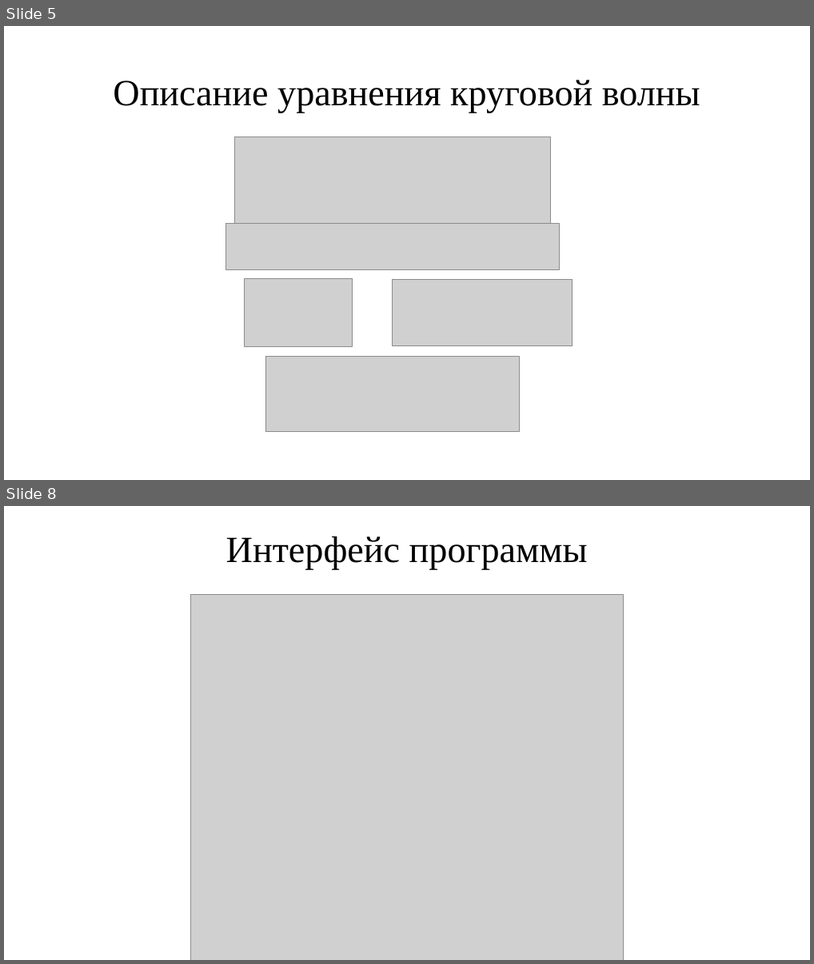
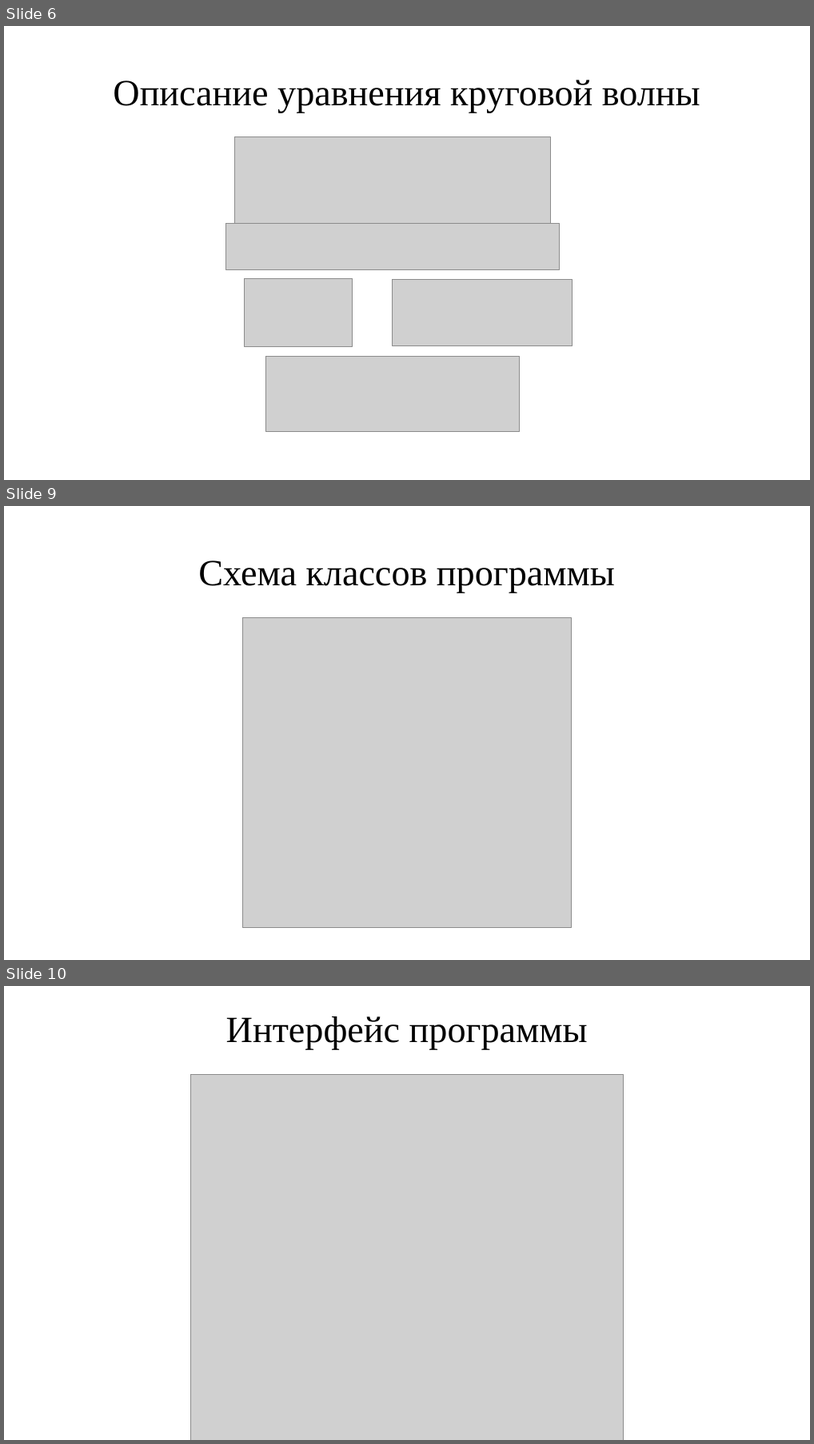
Before and after one commit to EmirShimshir/BMSTU_sem5_CG_CUR, a slide deck: doc/pres.pptx. Shown one above the other, each under a label of ours: slides 5 and 8 before the commit, slides 6, 9 and 10 after it; the slides between them are not shown. The pictures are 814x964 and 814x1444 pixels, drawn with LibreOffice and Linux fonts; fonts in the diff are those of the drawing; grey boxes stand for pictures. Boxes give left, top, right and bottom in pixels: in the first picture for what was removed or moved away, otherwise in the second. Text is boxed around its words. In the diff, an @@ line names an element or a change of style, - is before the commit and + after.

```diff
--- a/doc/pres.pptx
+++ b/doc/pres.pptx
@@ slide 9 added at (x1=4, y1=506, x2=810, y2=960), background #FFFFFF @@
@@ title added at (x1=198, y1=560, x2=615, y2=593), 44 pt, text #000000 @@
+Схема классов программы
@@ picture added at (x1=243, y1=618, x2=571, y2=927) @@
@@ what was slide 5 is now slide 6 @@
@@ what was slide 8 is now slide 10 @@
```
Also in this commit, not shown: 5 slides changed, 3 other slides added, 6 other files.
